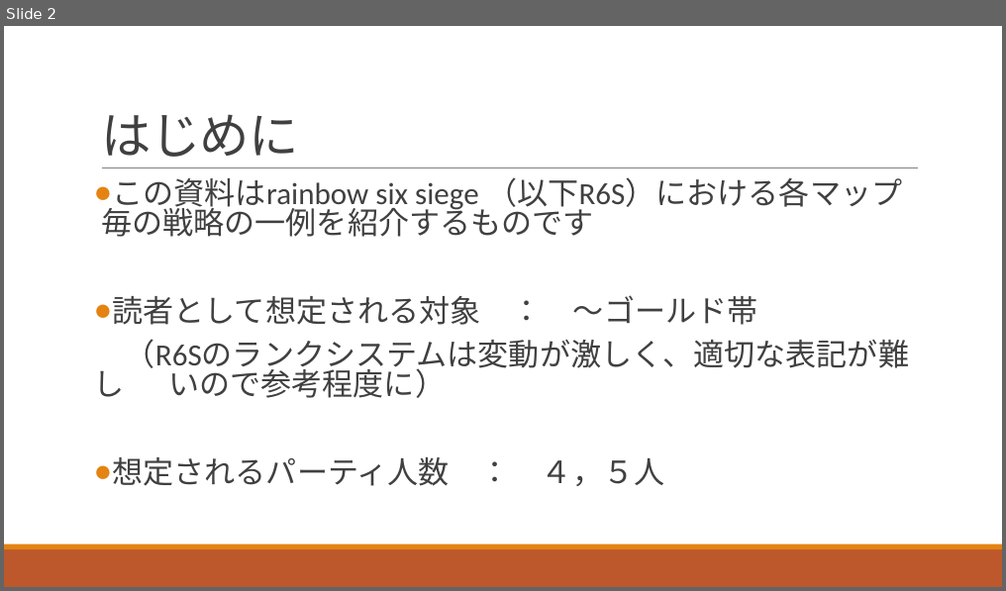
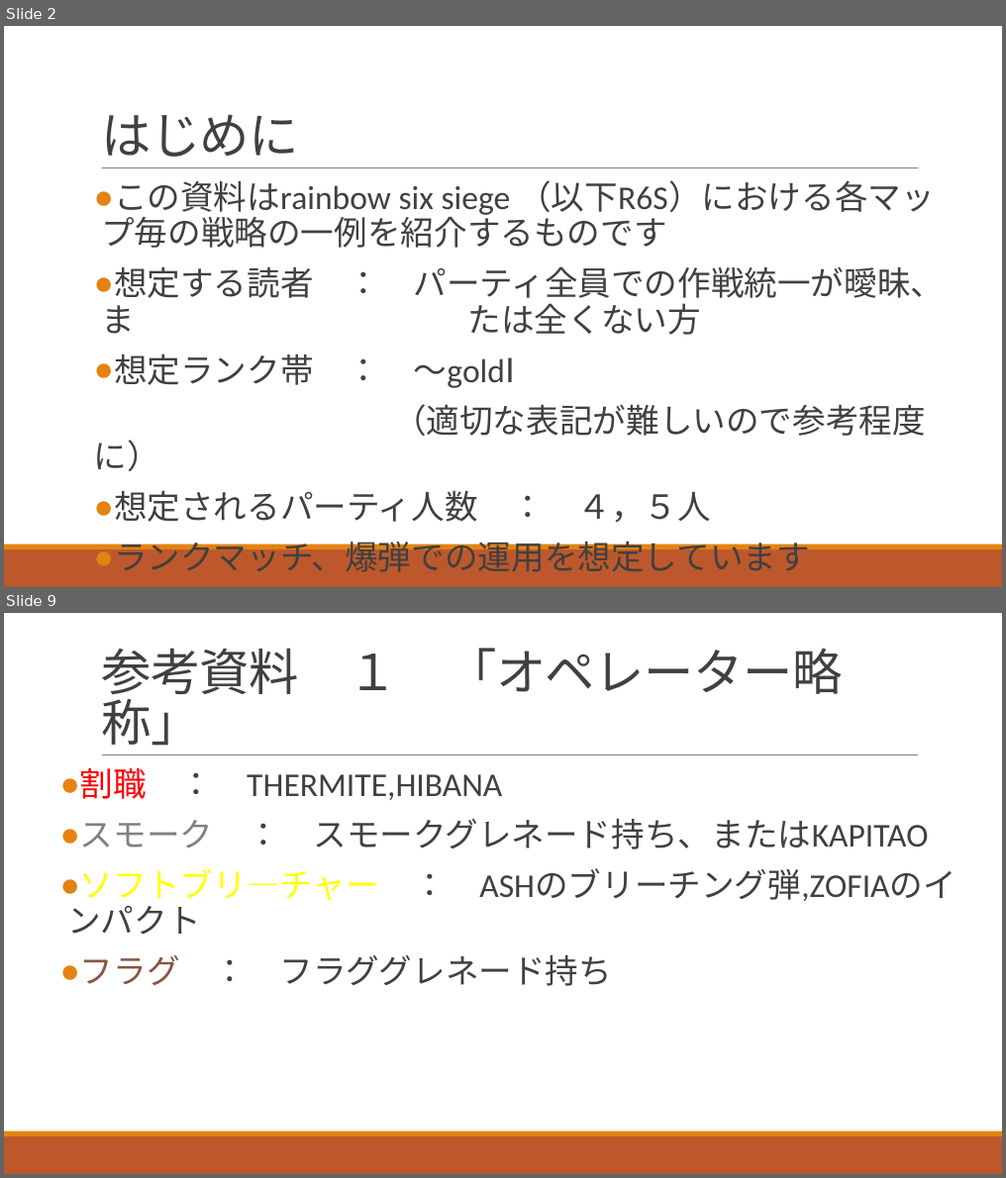
Before and after one commit to kaito-000/r6s_slide, a slide deck: R6S.pptx. Shown one above the other, each under a label of ours: slide 2 before the commit, slides 2 and 9 after it; the slides between them are not shown. The pictures are 1006x591 and 1006x1178 pixels, drawn with LibreOffice and Linux fonts; fonts in the diff are those of the drawing. Boxes give left, top, right and bottom in pixels: in the first picture for what was removed or moved away, otherwise in the second. Text is boxed around its words. In the diff, an @@ line names an element or a change of style, - is before the commit and + after.

```diff
--- a/R6S.pptx
+++ b/R6S.pptx
@@ slide 9 added at box(4, 613, 1002, 1174), background #FFFFFF; not listed: 3 template elements that a slide beside it also shows @@
@@ title added at box(101, 648, 842, 746), 48 pt, text #404040 @@
+参考資料 １ 「オペレーター略称」
@@ text added at box(80, 767, 956, 986), 32 pt, text #404040 @@
+● 割職 ： THERMITE,HIBANA
+● スモーク ： スモークグレネード持ち、またはKAPITAO
+● ソフトブリ―チャー ： ASHのブリーチング弾,ZOFIAのインパクト
+● フラグ ： フラググレネード持ち
@@ slide 2 changed as well @@
@@ text at box(101, 180, 935, 523): size 29.6 to 32 pt in "この資料はrainbow six siege （以下R6S）における各マップ毎の戦略の一例を紹介するものです", "想定されるパーティ人数 ： ４，５人"; line spacing 0.8 to 0.9 @@
@@ text at box(94, 267, 944, 472): text changed; size 29.6 to 32 pt @@
-● 読者として想定される対象 ： ～ゴールド帯
-（R6Sのランクシステムは変動が激しく、適切な表記が難し いので参考程度に）
+● 想定する読者 ： パーティ全員での作戦統一が曖昧、ま たは全くない方
+● 想定ランク帯 ： ～goldⅠ
+（適切な表記が難しいので参考程度に）
@@ text at box(114, 535, 810, 572): paragraph added @@
+● ランクマッチ、爆弾での運用を想定しています
```
Also in this commit, not shown: 2 other slides changed, 5 other slides added.
